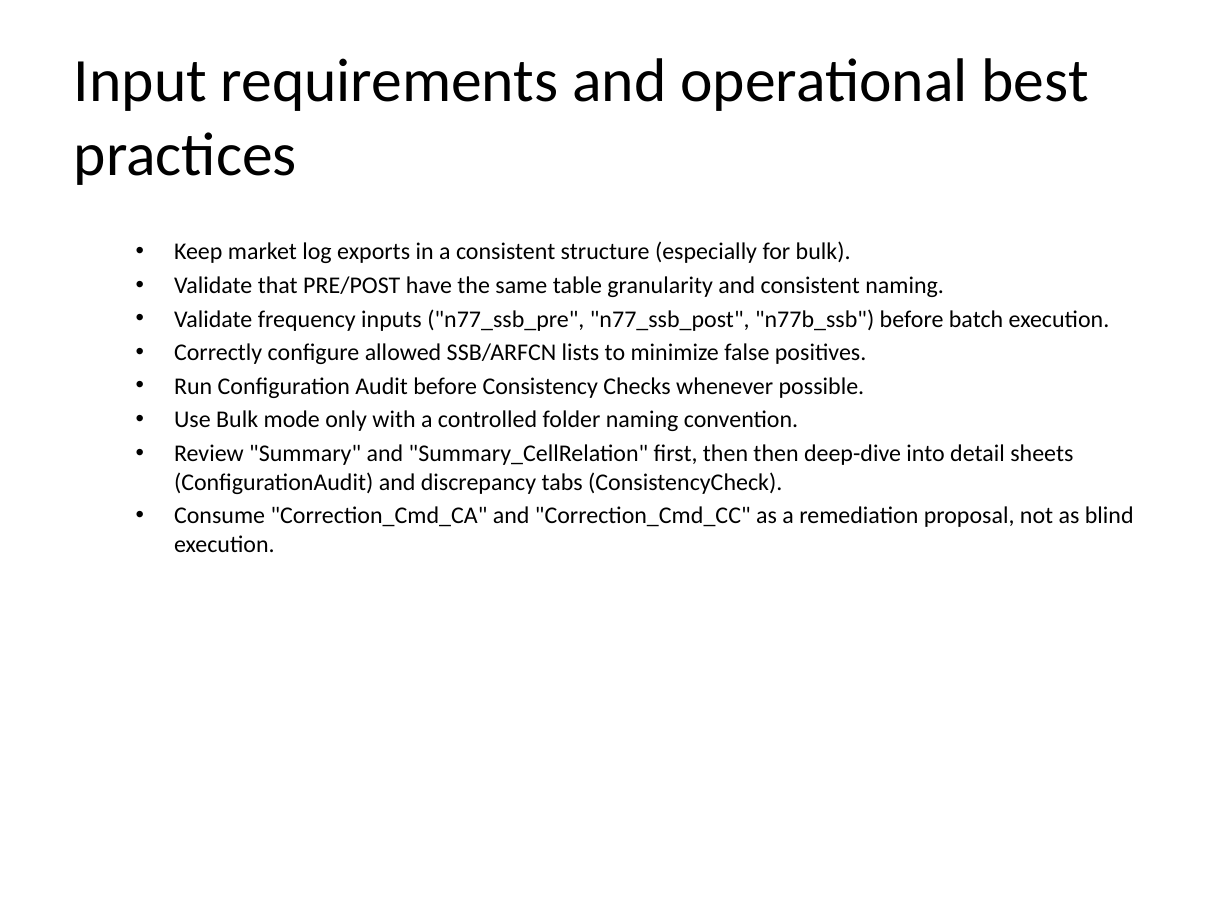
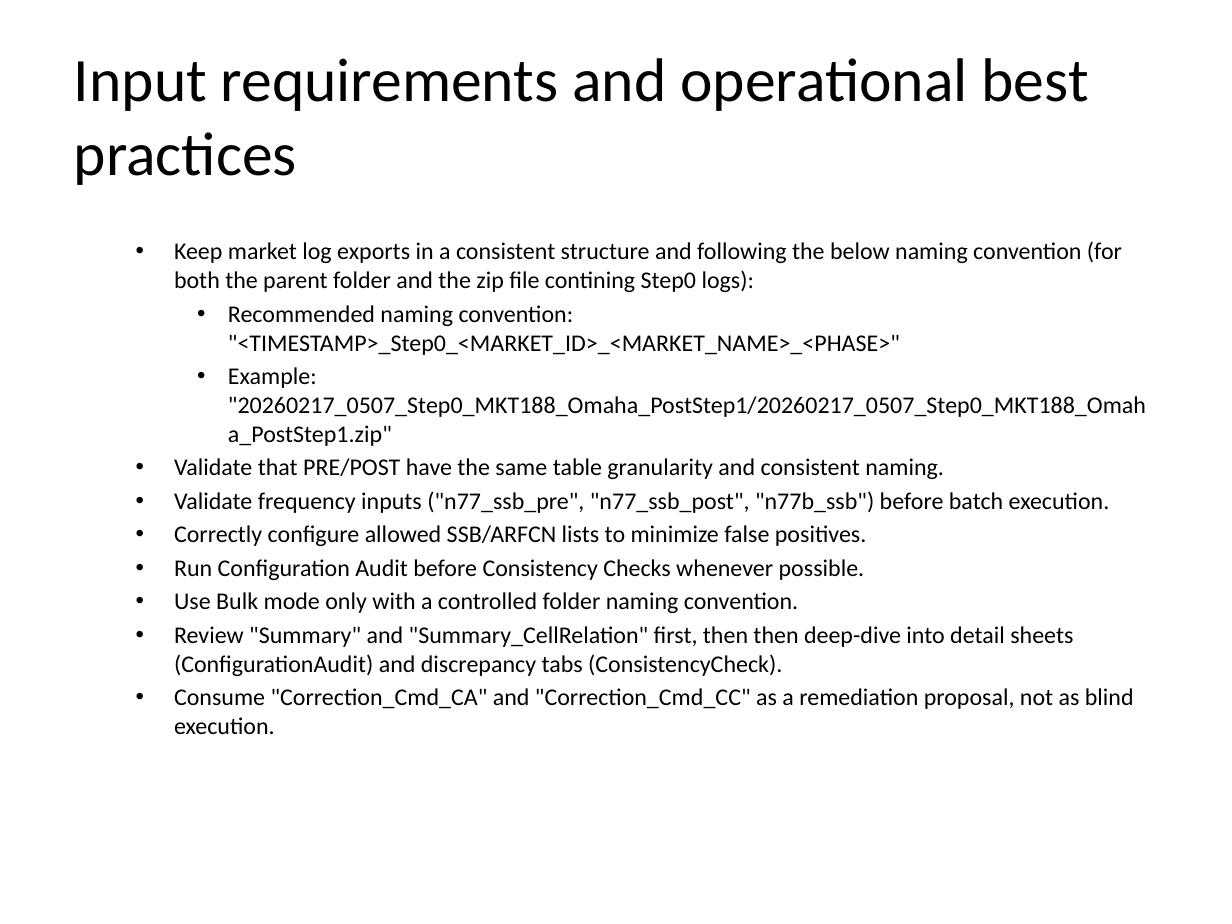
Before and after one commit to jaimetur/SSB_RetuningAutomations, a slide deck: slide 51 of help/User-Guide-SSB-Retuning-Automations-v0.7.4.pptx (slide 49 before the commit). Drawn at 1232x924 pixels with LibreOffice and Linux fonts; fonts in the diff are those of the drawing; background and template pictures are left out. Boxes give left, top, right and bottom in pixels: in the first picture for what was removed or moved away, otherwise in the second. Text is boxed around its words. In the diff, an @@ line names an element or a change of style, - is before the commit and + after.

Commit message:
- Updated Technical User Guide to include Naming Convention for Inputs

```diff
--- a/help/User-Guide-SSB-Retuning-Automations-v0.7.4.pptx
+++ b/help/User-Guide-SSB-Retuning-Automations-v0.7.4.pptx
@@ text at (174, 241, 1146, 446): text changed @@
-  • Keep market log exports in a consistent structure (especially for bulk).
+  • Keep market log exports in a consistent structure and following the below naming convention (for both the parent folder and the zip file contining Step0 logs):
+    • Recommended naming convention: "<TIMESTAMP>_Step0_<MARKET_ID>_<MARKET_NAME>_<PHASE>"
+    • Example: "20260217_0507_Step0_MKT188_Omaha_PostStep1/20260217_0507_Step0_MKT188_Omaha_PostStep1.zip"
```
Also in this commit, not shown: 1 slide removed, 4 other files.
